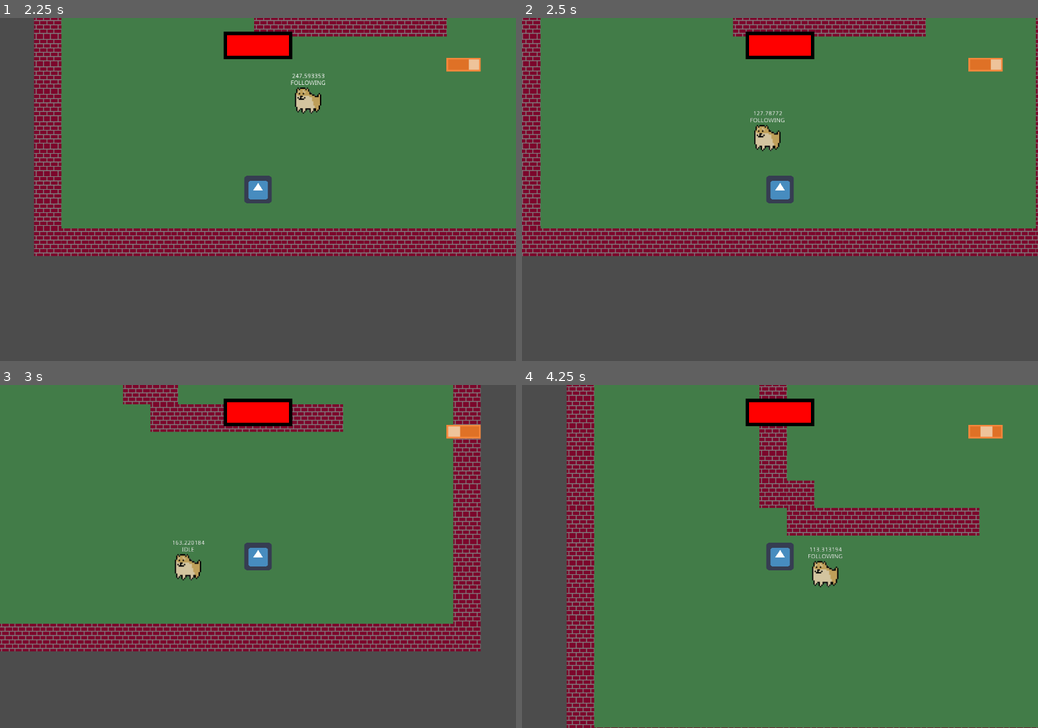
Above: before the commit, frames 1-4 (two rows, left to right).
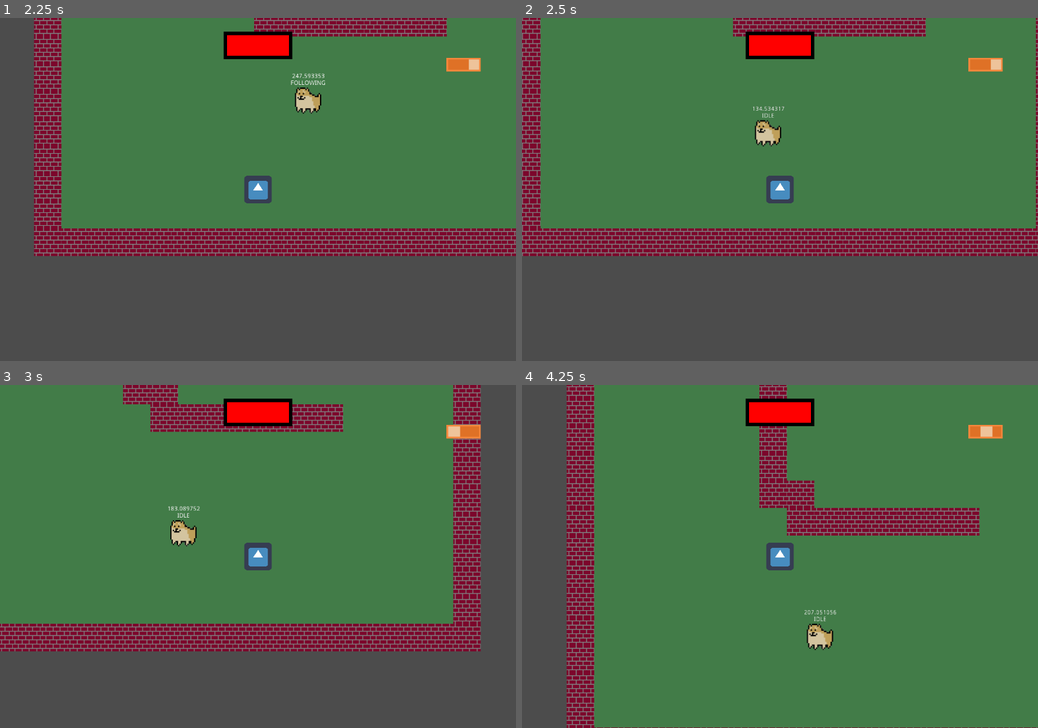
Above: after the commit, the same moments.

Repository: ranaxdev/BeatTheBoredomJam
Game: Godot game, scene res://Scenes/World.tscn
Two runs of this game, one before a commit and one after it. Both use one fixed random seed, a clock stepped at 60 frames per second and the inputs below. The engine's default icon, where the game draws it, is replaced by a stand-in: a white triangle on a blue panel in a dark square.
Inputs (mouse positions are in pixels of both pictures, inside the frame that each line leads up to):
- Up to frame 1 (2.25 s): move the mouse to (371, 172) at 0.52 s; hold D (move_right) 0.53-1.28 s; hold 1 0.53-1.28 s; click (371, 172) at 0.67 s; move the mouse to (154, 206) at 1.27 s; hold S (move_down) 1.28-2.03 s; tap 2 at 1.35 s; move the mouse to (309, 114) at 2.02 s; hold D (move_right) from 2.03 s (still down); hold 3 from 2.03 s (still down)
- Up to frame 2 (2.5 s): keep holding D (move_right); keep holding 3
- Up to frame 3 (3 s): move the mouse to (232, 625) at 2.77 s; release D (move_right) at 2.78 s; release 3 at 2.78 s; hold W (move_up) from 2.78 s (still down); tap 1 at 2.85 s; click (232, 625) at 2.92 s
- Up to frame 4 (4.25 s): move the mouse to (934, 607) at 3.52 s; release W (move_up) at 3.53 s; hold A (move_left) from 3.53 s (still down); hold 2 from 3.53 s (still down)

Frame 1 is identical in both runs. In frame 2, 0.4% of the frame differs, in the area x 44-51%, y 25-39%; in frame 3, 0.7%; in frame 4, 0.8%, in the area x 54-63%, y 47-78%.

Commit message:
added move away

Diff:
--- a/Assets/tileset.tres
+++ b/Assets/tileset.tres
@@ -4,8 +4,6 @@
 [ext_resource path="res://Assets/tempground.png" type="Texture" id=2]
 [ext_resource path="res://Assets/tempdirt.png" type="Texture" id=3]
 [ext_resource path="res://Assets/templava.png" type="Texture" id=4]
-
-
 
 [sub_resource type="ConvexPolygonShape2D" id=1]
 points = PoolVector2Array( 64, 64, 0, 64, 0, 0, 64, 0 )
--- a/Scripts/Actors/Doggo.gd
+++ b/Scripts/Actors/Doggo.gd
@@ -3,8 +3,10 @@
 onready var nav2d : Navigation2D = $"/root/World/NavMap"
 onready var player : KinematicBody2D = $"/root/World/Player"
 
-const startFollowDist = 300
-const stopFollowDist = 100
+const startFollowDist := 300
+const stopFollowDist := 150
+const startMoveAwayDist := 100
+const stopMoveAwayDist := 150
 
 var stopped := false
 
@@ -20,7 +22,11 @@
 		if states[key] == state:
 			$Label.set_text(key)
 	$Label2.set_text(str(global_position.distance_to(player.global_position)))
-	follow(delta)
+
+	if [states.idle, states.following].has(state):
+		follow(delta)
+	if state == states.movingAway:
+		moveAway(delta)
 
 
 func getTransition(delta):
@@ -28,13 +34,16 @@
 		states.idle:
 			if shouldFollow():
 				return states.following
+			elif shouldMoveAway():
+				return states.movingAway
 		states.following:
 			if shouldStopFollowing():
 				return states.idle
 		states.wandering:
 			pass
 		states.movingAway:
-			pass
+			if shouldStopMoveAway():
+				return states.idle
 	return null
 
 func enterState(new, old):
@@ -60,17 +69,22 @@
 		motionAxis = motionAxis.normalized()
 	move(delta)
 
+func moveAway(delta):
+	motionAxis = Vector2.ZERO
+	if state == states.movingAway:
+		var path = nav2d.get_simple_path(global_position, player.global_position)
+		motionAxis = path[1] - global_position
+		motionAxis = -motionAxis.normalized()
+	move(delta)
+
 func shouldFollow() -> bool:
-	if global_position.distance_to(player.global_position) > startFollowDist:
-		stopped = false
-		return true
-	return false
+	return global_position.distance_to(player.global_position) > startFollowDist
 
 func shouldStopFollowing() -> bool:
-	if global_position.distance_to(player.global_position) <= stopFollowDist:
-		stopped = true
-		return true
-	return false
+	return global_position.distance_to(player.global_position) <= stopFollowDist
 
 func shouldMoveAway() -> bool:
-	return global_position.distance_to(player.global_position) <= stopFollowDist
+	return global_position.distance_to(player.global_position) <= startMoveAwayDist
+
+func shouldStopMoveAway() -> bool:
+	return global_position.distance_to(player.global_position) > stopMoveAwayDist
